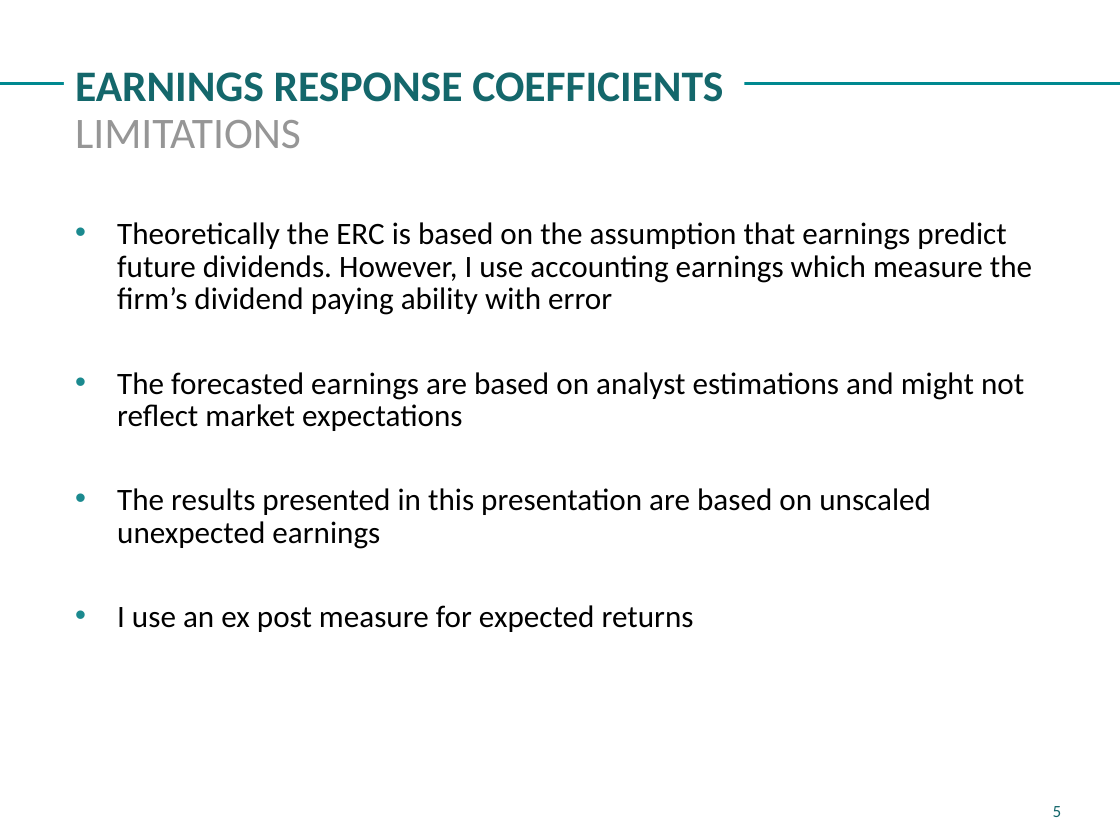
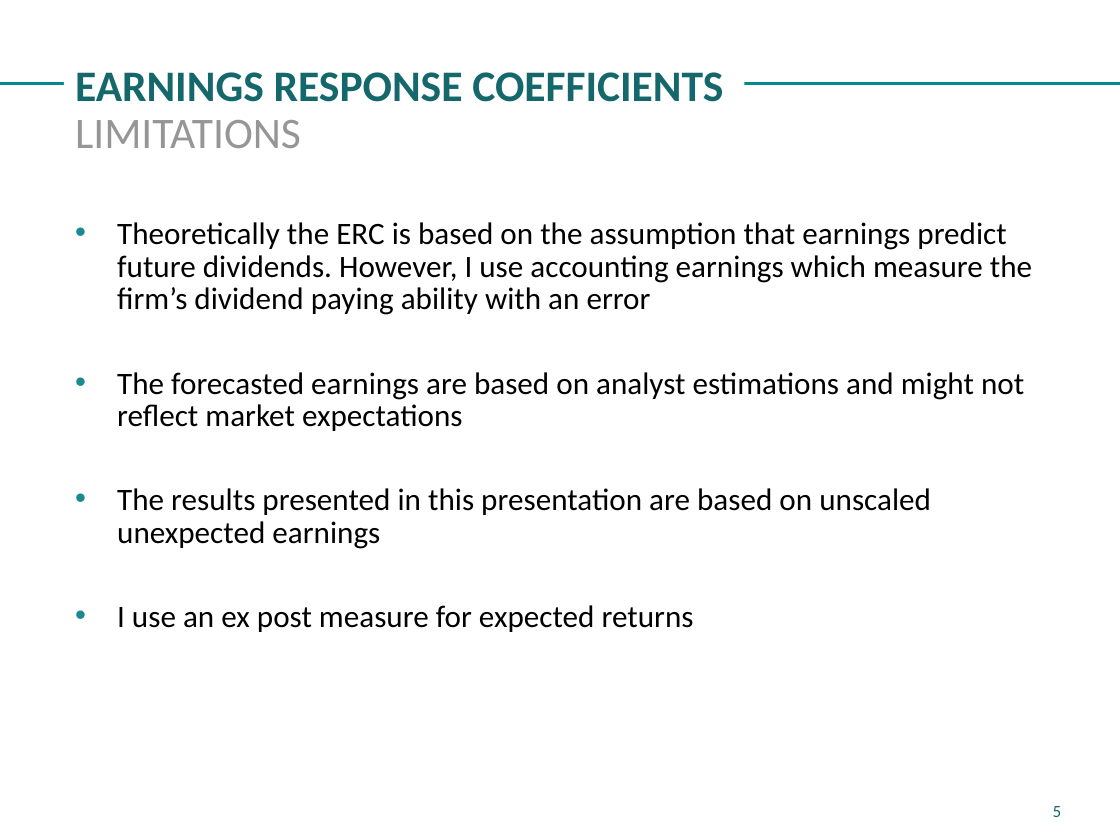
Before and after one commit to Jonas-Materna/ERC, a slide deck: slide 6 of Slides.pptx. Drawn at 1120x840 pixels with LibreOffice and Linux fonts; fonts in the diff are those of the drawing. Boxes give left, top, right and bottom in pixels: in the first picture for what was removed or moved away, otherwise in the second. Text is boxed around its words. In the diff, an @@ line names an element or a change of style, - is before the commit and + after.

```diff
--- a/Slides.pptx
+++ b/Slides.pptx
@@ text at (117,222,1032,315): text changed @@
-• Theoretically the ERC is based on the assumption that earnings predict future dividends. However, I use accounting earnings which measure the firm’s dividend paying ability with error
+• Theoretically the ERC is based on the assumption that earnings predict future dividends. However, I use accounting earnings which measure the firm’s dividend paying ability with an error
```
Also in this commit, not shown: 2 other slides changed, 1 slide added, 1 other file.
